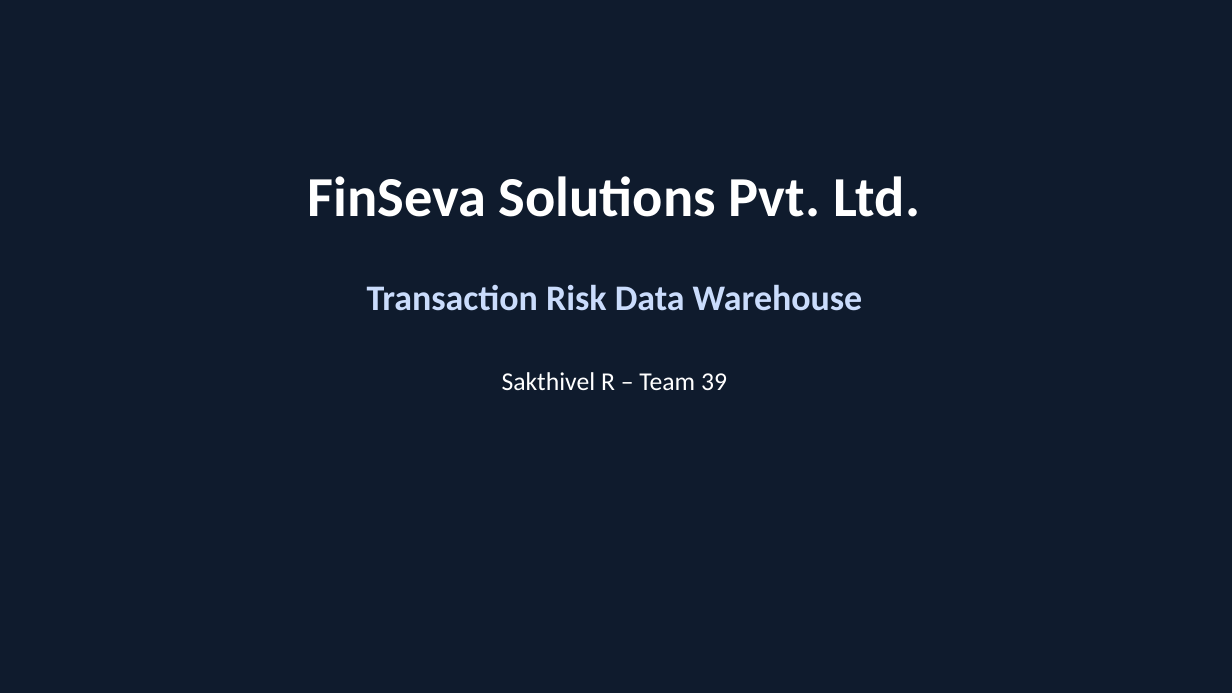
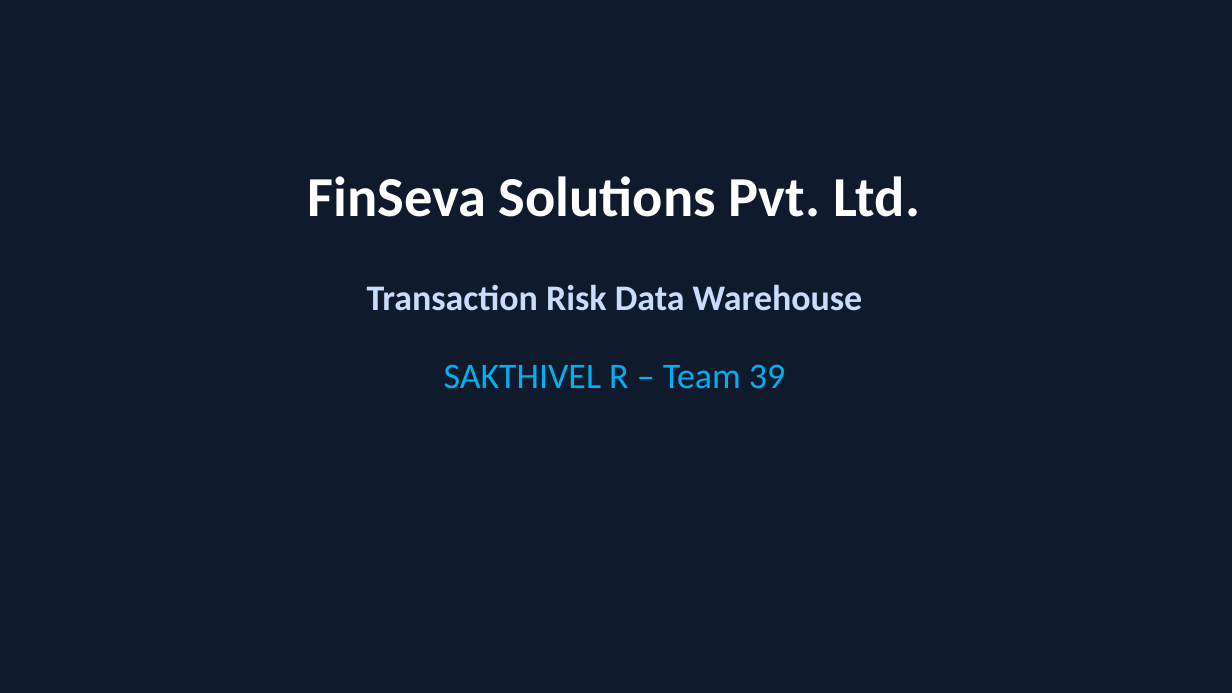
Before and after one commit to sakthi0105/FinSeva, a slide deck: slide 1 of FinSeva_Project_Presentation.pptx. Drawn at 1232x693 pixels with LibreOffice and Linux fonts; fonts in the diff are those of the drawing. Boxes give left, top, right and bottom in pixels: in the first picture for what was removed or moved away, otherwise in the second. Text is boxed around its words. In the diff, an @@ line names an element or a change of style, - is before the commit and + after.

```diff
--- a/FinSeva_Project_Presentation.pptx
+++ b/FinSeva_Project_Presentation.pptx
@@ text at (444, 364, 785, 389): text changed; size 20 to 28 pt; text colour #FFFFFF to #00B0F0 @@
-Sakthivel R – Team 39
+SAKTHIVEL R – Team 39
```
Also in this commit, not shown: 1 other slide changed, 1 slide added.
